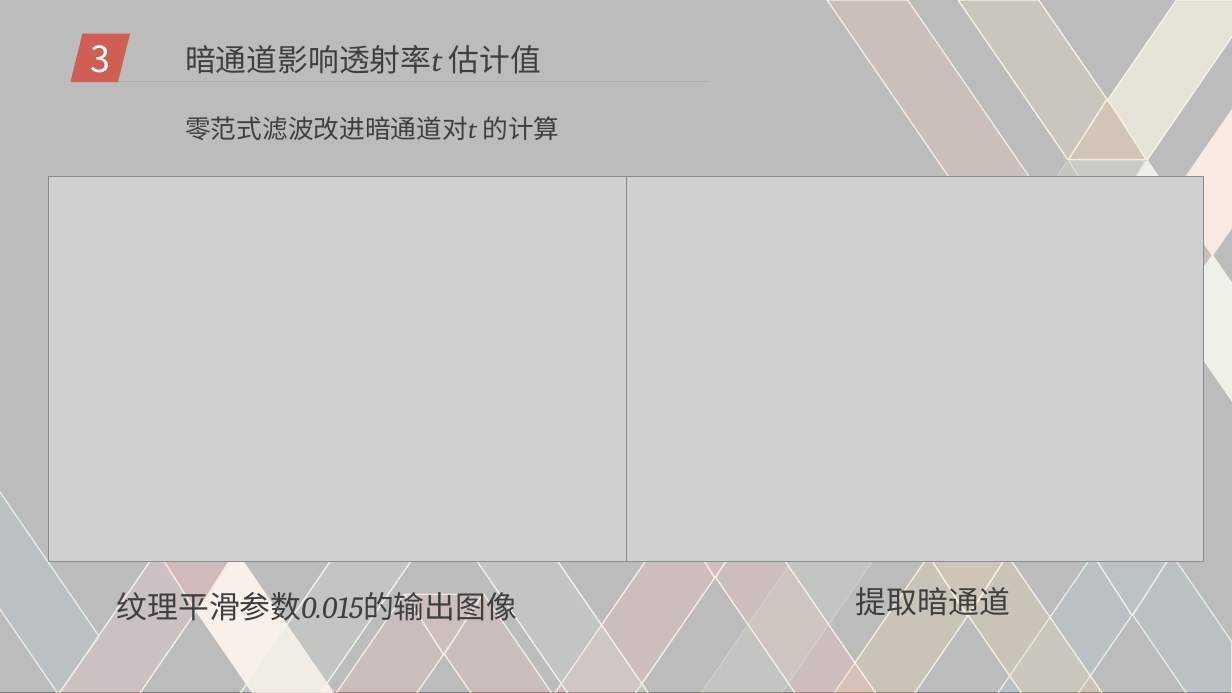
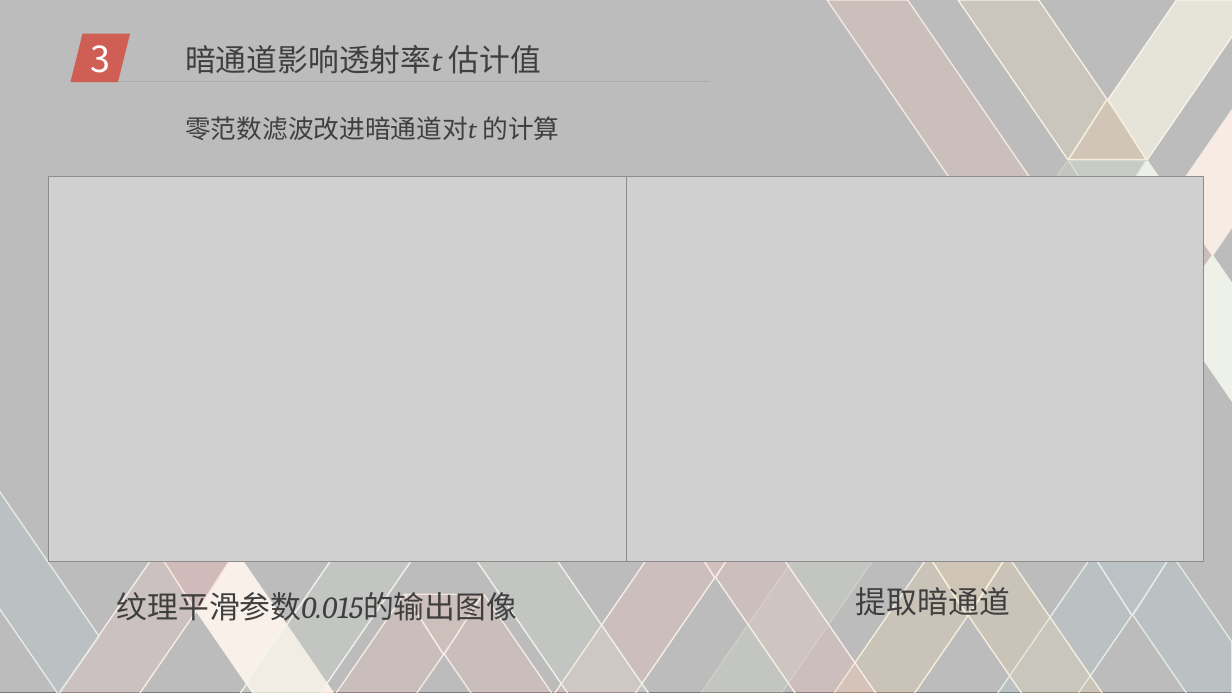
Before and after one commit to DigitalMedia2017-20/Mid-term, a slide deck: slide 14 of pre.ppt. Drawn at 1232x693 pixels with LibreOffice and Linux fonts; fonts in the diff are those of the drawing; grey boxes stand for pictures; background and template pictures are left out. Boxes give left, top, right and bottom in pixels: in the first picture for what was removed or moved away, otherwise in the second. Text is boxed around its words. In the diff, an @@ line names an element or a change of style, - is before the commit and + after.

Commit message:
ppt 2.1

```diff
--- a/pre.ppt
+++ b/pre.ppt
@@ text at (185,116,559,140): text changed @@
-零范式滤波改进暗通道对t 的计算
+零范数滤波改进暗通道对t 的计算
```
Also in this commit, not shown: 2 other slides changed, 2 slides added, 2 slides removed.
